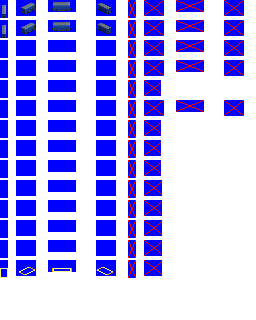
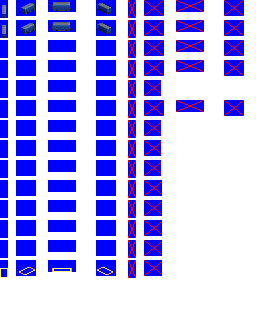
Comparing the layer stacks of the two 256x320 images. Changes:
painted on "wagons" over [21, 2, 111, 33]
